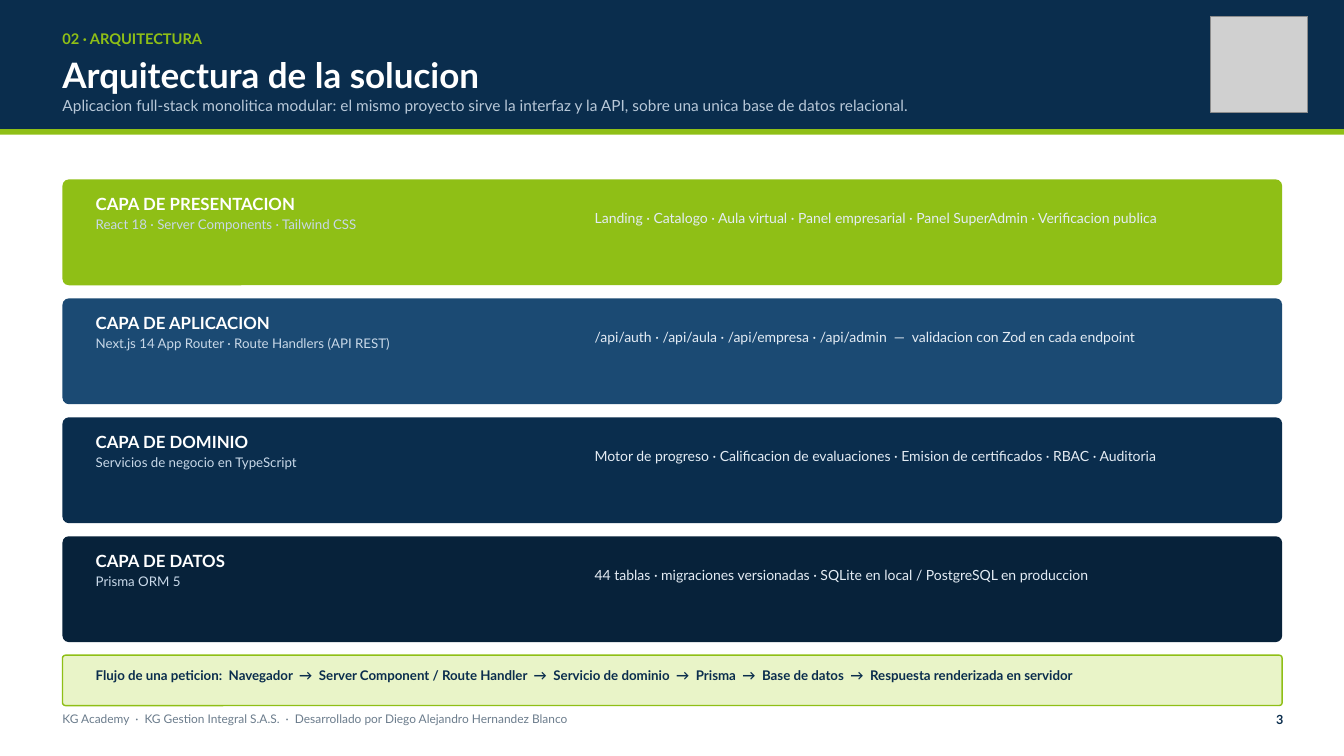
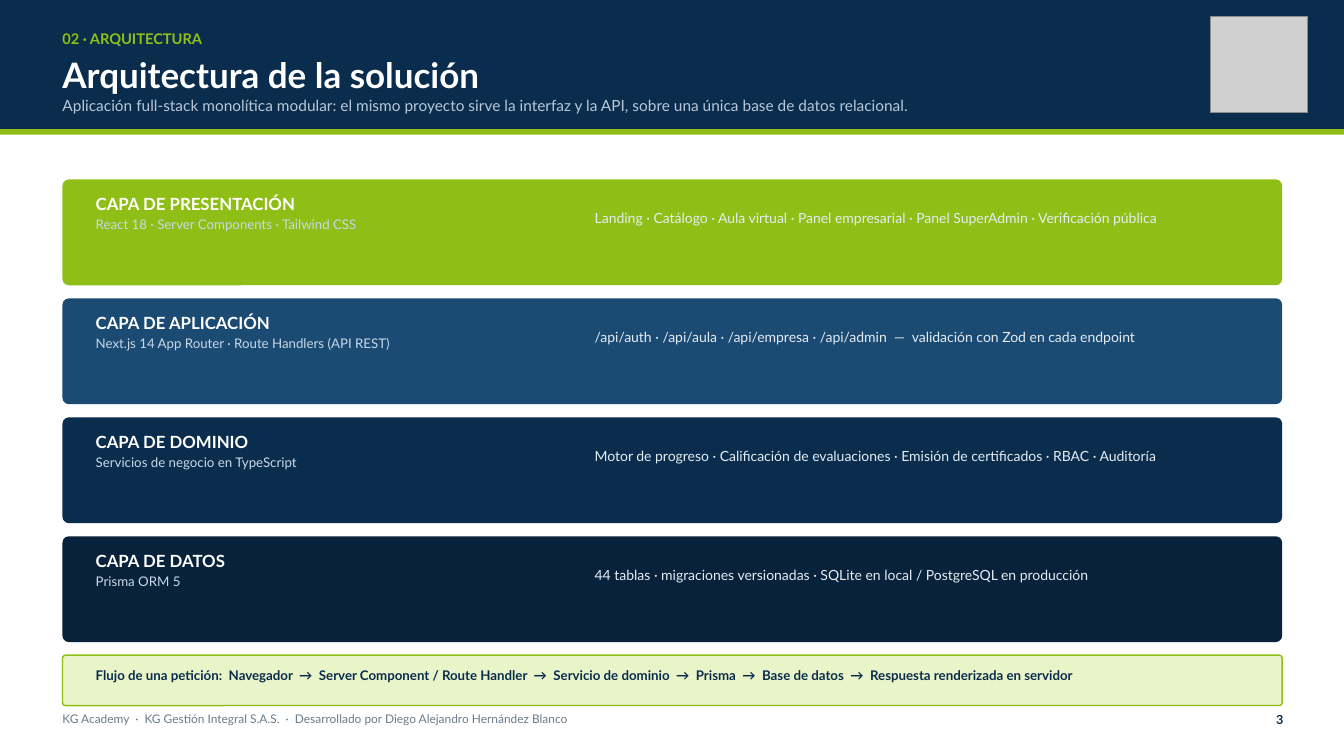
Before and after one commit to DIDAKUS1177/KG-Academy, a slide deck: slide 4 of docs/KG_Academy_Infraestructura_y_Base_de_Datos.pptx. Drawn at 1344x756 pixels with LibreOffice and Linux fonts; fonts in the diff are those of the drawing; grey boxes stand for pictures. Boxes give left, top, right and bottom in pixels: in the first picture for what was removed or moved away, otherwise in the second. Text is boxed around its words. In the diff, an @@ line names an element or a change of style, - is before the commit and + after.

```diff
--- a/docs/KG_Academy_Infraestructura_y_Base_de_Datos.pptx
+++ b/docs/KG_Academy_Infraestructura_y_Base_de_Datos.pptx
@@ text at (62,62,908,114): text changed @@
-Arquitectura de la solucion
-Aplicacion full-stack monolitica modular: el mismo proyecto sirve la interfaz y la API, sobre una unica base de datos relacional.
+Arquitectura de la solución
+Aplicación full-stack monolítica modular: el mismo proyecto sirve la interfaz y la API, sobre una única base de datos relacional.
@@ text at (96,196,295,210): text changed @@
-CAPA DE PRESENTACION
+CAPA DE PRESENTACIÓN
@@ text at (595,212,1157,226): text changed @@
-Landing · Catalogo · Aula virtual · Panel empresarial · Panel SuperAdmin · Verificacion publica
+Landing · Catálogo · Aula virtual · Panel empresarial · Panel SuperAdmin · Verificación pública
@@ text at (96,315,270,329): text changed @@
-CAPA DE APLICACION
+CAPA DE APLICACIÓN
@@ text at (595,331,1135,345): text changed @@
-/api/auth · /api/aula · /api/empresa · /api/admin — validacion con Zod en cada endpoint
+/api/auth · /api/aula · /api/empresa · /api/admin — validación con Zod en cada endpoint
@@ text at (595,450,1156,464): text changed @@
-Motor de progreso · Calificacion de evaluaciones · Emision de certificados · RBAC · Auditoria
+Motor de progreso · Calificación de evaluaciones · Emisión de certificados · RBAC · Auditoría
@@ text at (595,569,1088,583): text changed @@
-44 tablas · migraciones versionadas · SQLite en local / PostgreSQL en produccion
+44 tablas · migraciones versionadas · SQLite en local / PostgreSQL en producción
@@ text at (96,670,1072,683): text changed @@
-Flujo de una peticion: Navegador → Server Component / Route Handler → Servicio de dominio → Prisma → Base de datos → Respuesta renderizada en servidor
+Flujo de una petición: Navegador → Server Component / Route Handler → Servicio de dominio → Prisma → Base de datos → Respuesta renderizada en servidor
@@ text at (62,714,567,725): text changed @@
-KG Academy · KG Gestion Integral S.A.S. · Desarrollado por Diego Alejandro Hernandez Blanco
+KG Academy · KG Gestión Integral S.A.S. · Desarrollado por Diego Alejandro Hernández Blanco
```
Also in this commit, not shown: 18 other slides changed, 9 other files.
